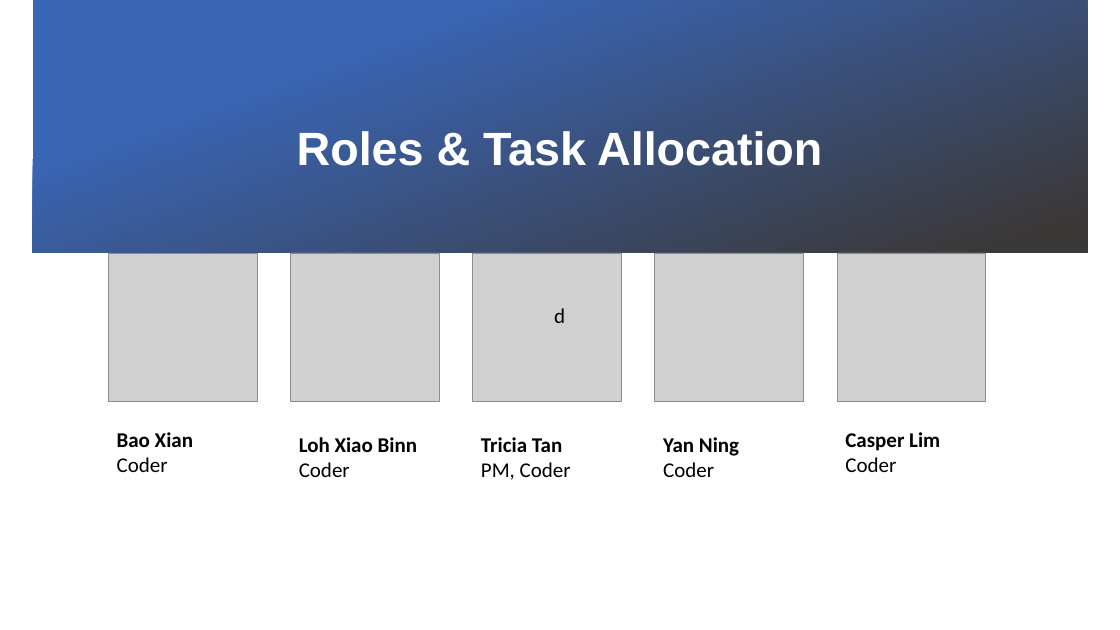
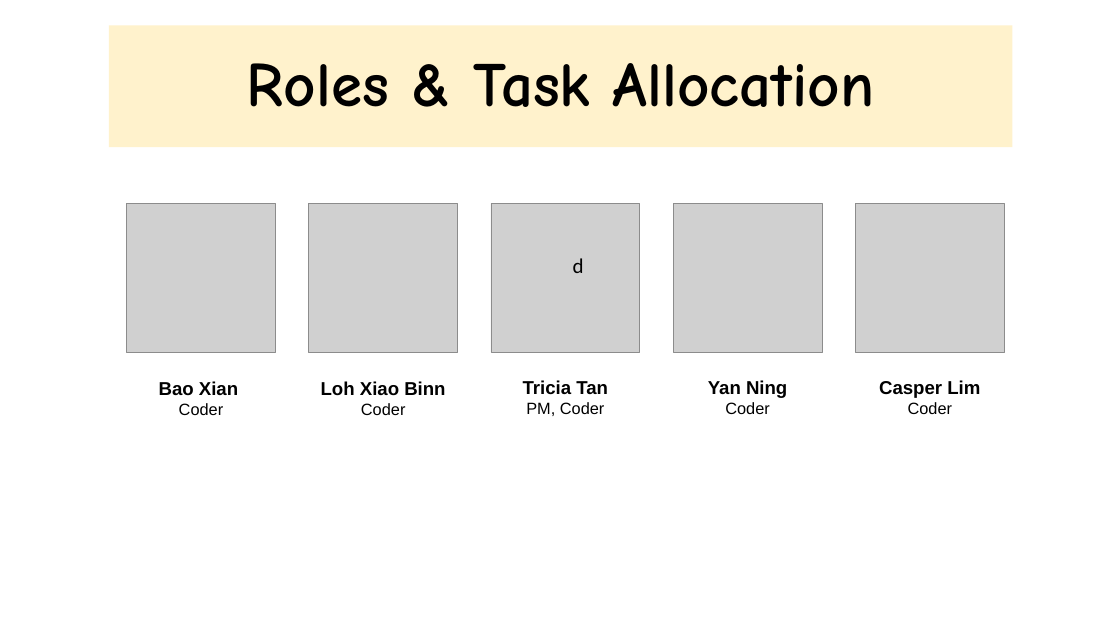
Before and after one commit to xbloh/Online-Course-Bidding-System-, a slide deck: slide 6 of presentations/Week 11 Online Review.pptx (slide 5 before the commit). Drawn at 1120x630 pixels with LibreOffice and Linux fonts; fonts in the diff are those of the drawing; grey boxes stand for pictures; background and template pictures are left out. Boxes give left, top, right and bottom in pixels: in the first picture for what was removed or moved away, otherwise in the second. Text is boxed around its words. In the diff, an @@ line names an element or a change of style, - is before the commit and + after.

```diff
--- a/presentations/Week 11 Online Review.pptx
+++ b/presentations/Week 11 Online Review.pptx
@@ rectangle removed at (33,0,1088,253) @@
@@ rectangle "Roles & Task Allocation": place and size @@
-rectangle "Roles & Task Allocation" at (297,131,822,166)
+rectangle "Roles & Task Allocation" at (109,25,1012,147)
@@ rectangle "Roles & Task Allocation" at (109,25,1012,147): size 40 to 54 pt, font Arial to Comic Neue, text colour #FFFFFF to #000000; fill none to #FFF2CC @@
@@ picture: place and size @@
-picture at (838,253,986,402)
+picture at (855,203,1004,352)
@@ 4 pictures, 1 text: place and size @@
-4 pictures, 1 text at (108,253,804,402)
+4 pictures, 1 text at (127,203,822,352)
@@ text "Bao Xian": place and size @@
-text "Bao Xian" at (117,432,193,472)
+text "Bao Xian" at (159,381,238,415)
@@ text "Bao Xian" at (159,381,238,415): size 18 to 16 pt in "Bao Xian"; font Calibri to Arial; size 18 to 14 pt in "Coder"; alignment left to centre @@
@@ text "Loh Xiao Binn": place and size @@
-text "Loh Xiao Binn" at (299,437,417,477)
+text "Loh Xiao Binn" at (321,381,445,415)
@@ text "Loh Xiao Binn" at (321,381,445,415): size 18 to 16 pt in "Loh Xiao Binn"; font Calibri to Arial; size 18 to 14 pt in "Coder"; alignment left to centre @@
@@ text "Tricia Tan": place and size @@
-text "Tricia Tan" at (481,437,571,480)
+text "Tricia Tan" at (523,380,608,416)
@@ text "Tricia Tan" at (523,380,608,416): size 18 to 16 pt in "Tricia Tan"; font Calibri to Arial; size 18 to 14 pt in "PM, Coder"; alignment left to centre @@
@@ text "Yan Ning": place and size @@
-text "Yan Ning" at (663,437,739,477)
+text "Yan Ning" at (708,380,787,414)
@@ text "Yan Ning" at (708,380,787,414): size 18 to 16 pt in "Yan Ning"; font Calibri to Arial; size 18 to 14 pt in "Coder"; alignment left to centre @@
@@ text "Casper Lim": place and size @@
-text "Casper Lim" at (845,432,940,472)
+text "Casper Lim" at (879,380,980,414)
@@ text "Casper Lim" at (879,380,980,414): size 18 to 16 pt in "Casper Lim"; font Calibri to Arial; size 18 to 14 pt in "Coder"; alignment left to centre @@
```
Also in this commit, not shown: 2 other slides changed, 2 slides added, 1 other file.
